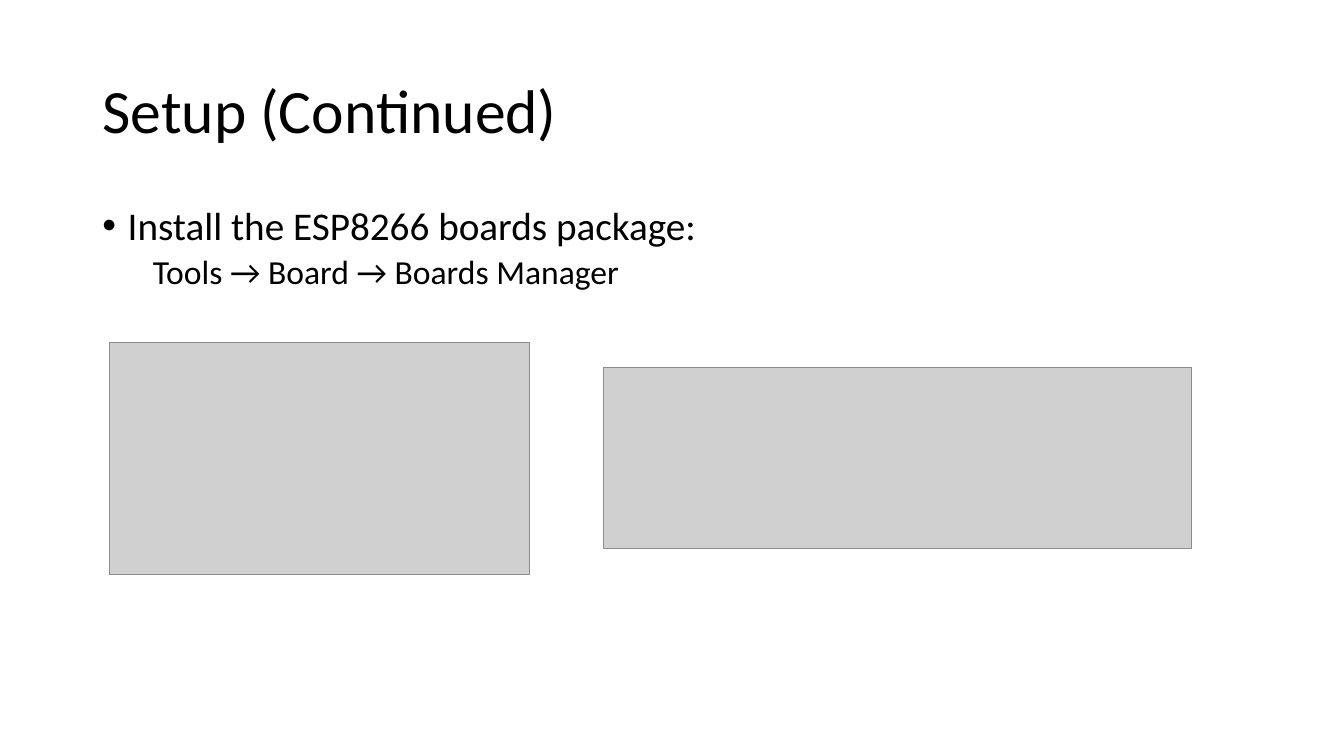
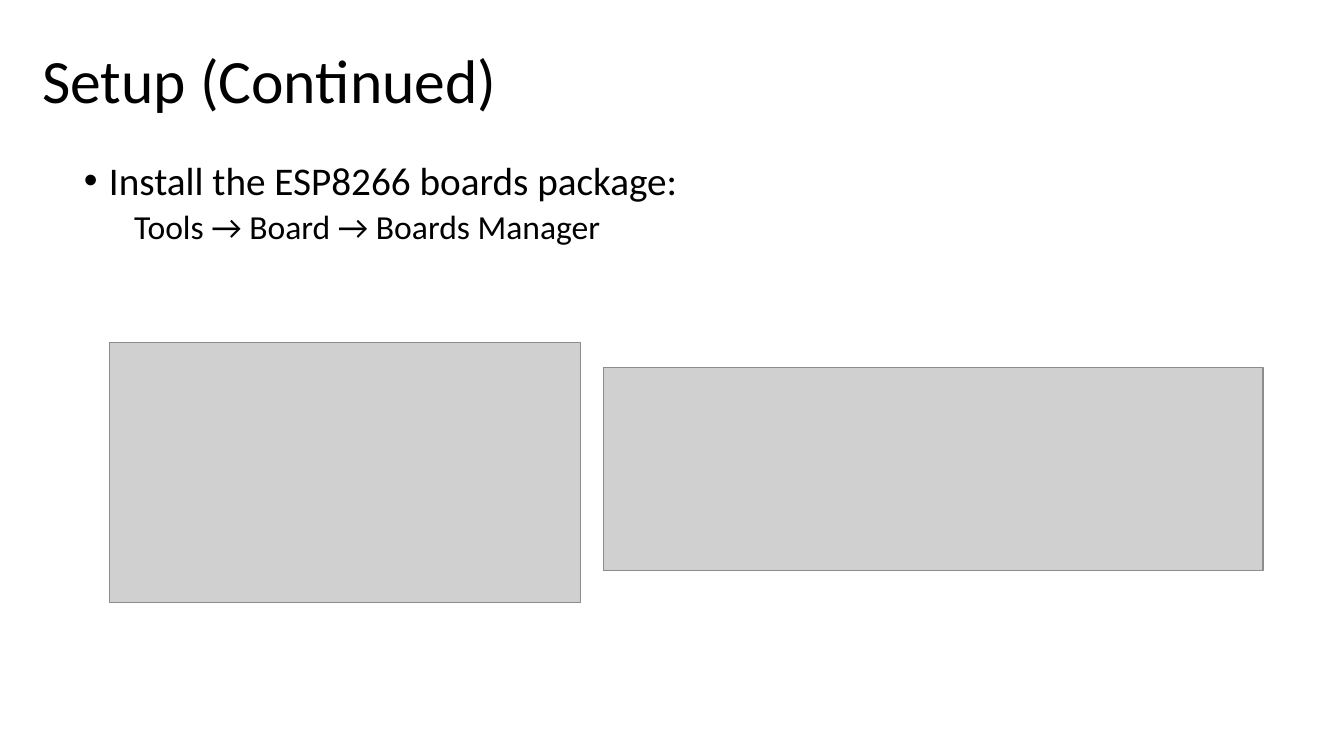
Before and after one commit to rdsuel/esp-class, a slide deck: slide 5 of Presentation.pptx. Drawn at 1344x756 pixels with LibreOffice and Linux fonts; fonts in the diff are those of the drawing; grey boxes stand for pictures. Boxes give left, top, right and bottom in pixels: in the first picture for what was removed or moved away, otherwise in the second. Text is boxed around its words. In the diff, an @@ line names an element or a change of style, - is before the commit and + after.

```diff
--- a/Presentation.pptx
+++ b/Presentation.pptx
@@ title "Setup (Continued)": place and size @@
-title "Setup (Continued)" at <box>102,88,556,143</box>
+title "Setup (Continued)" at <box>42,58,496,113</box>
@@ text "Install the ESP8266 boards package:": place and size @@
-text "Install the ESP8266 boards package:" at <box>128,212,696,290</box>
+text "Install the ESP8266 boards package:" at <box>109,167,677,245</box>
@@ picture: place and size @@
-picture at <box>110,343,530,575</box>
+picture at <box>110,343,581,603</box>
@@ picture: place and size @@
-picture at <box>604,368,1192,548</box>
+picture at <box>604,368,1263,571</box>
```
Also in this commit, not shown: 4 other slides changed.
